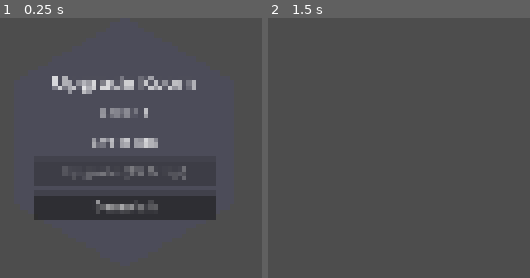
Above: before the commit, frames 1-2 (left to right).
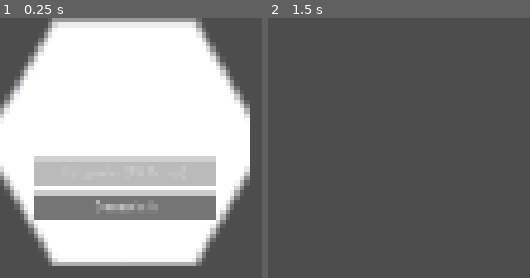
Above: after the commit, the same moments.

Repository: cyberstrgg/LitterBees
Game: Godot game, scene res://Scenes/UpgradeRooms/upgrade_room.tscn
Same seed, same stepped clock (60 frames per second), same inputs: the game is played once before the commit and once after it. This scene is started directly instead of the project's main scene.
Inputs (mouse positions are in pixels of both pictures, inside the frame that each line leads up to):
- Up to frame 1 (0.25 s): no input
- Up to frame 2 (1.5 s): click "Demolish" at 0.5 s; tap Enter at 1.25 s; move the mouse to (outside the picture) at 1.27 s; click (outside the picture) at 1.42 s

The runs differ from the first frame. In frame 1, 77% of the frame differs, in the area x 0-96%, y 0-96%; in frame 2, nothing differs.

Commit message:
changing panelcontainer

Diff:
--- a/Scenes/UpgradeRooms/upgrade_room.tscn
+++ b/Scenes/UpgradeRooms/upgrade_room.tscn
@@ -1,15 +1,27 @@
-[gd_scene load_steps=3 format=3 uid="uid://ikdj38sp720t"]
+[gd_scene load_steps=4 format=3 uid="uid://ikdj38sp720t"]
 
-[ext_resource type="Script" uid="uid://cy672nwjno72q" path="res://Scripts/UpgradeRooms/base_upgrade_room.gd" id="1_w4h07"]
+[ext_resource type="Script" path="res://Scripts/UpgradeRooms/base_upgrade_room.gd" id="1_w4h07"]
+[ext_resource type="Shader" path="res://Scripts/hexagon_mask.gdshader" id="2_cgd4t"]
 
-[sub_resource type="StyleBoxEmpty" id="StyleBoxEmpty_lq8f5"]
+[sub_resource type="ShaderMaterial" id="ShaderMaterial_q32t4"]
+shader = ExtResource("2_cgd4t")
+shader_parameter/aspect_ratio = 1.0
 
-[node name="UpgradeRoom" type="PanelContainer"]
+[node name="UpgradeRoom" type="Control"]
 custom_minimum_size = Vector2(300, 300)
-theme_override_styles/panel = SubResource("StyleBoxEmpty_lq8f5")
+layout_mode = 3
+anchors_preset = 0
+offset_right = 300.0
+offset_bottom = 300.0
 script = ExtResource("1_w4h07")
 
+[node name="InputBlocker" type="Panel" parent="."]
+material = SubResource("ShaderMaterial_q32t4")
+layout_mode = 1
+anchors_preset = 15
+
 [node name="Polygon2D" type="Polygon2D" parent="."]
+z_index = -1
 
 [node name="MarginContainer" type="MarginContainer" parent="."]
 layout_mode = 1
--- a/Scripts/UpgradeRooms/base_upgrade_room.gd
+++ b/Scripts/UpgradeRooms/base_upgrade_room.gd
@@ -1,5 +1,5 @@
 # base_upgrade_room.gd
-extends PanelContainer
+extends Control
 
 signal room_demolished(refund_amount, room_instance)
 
